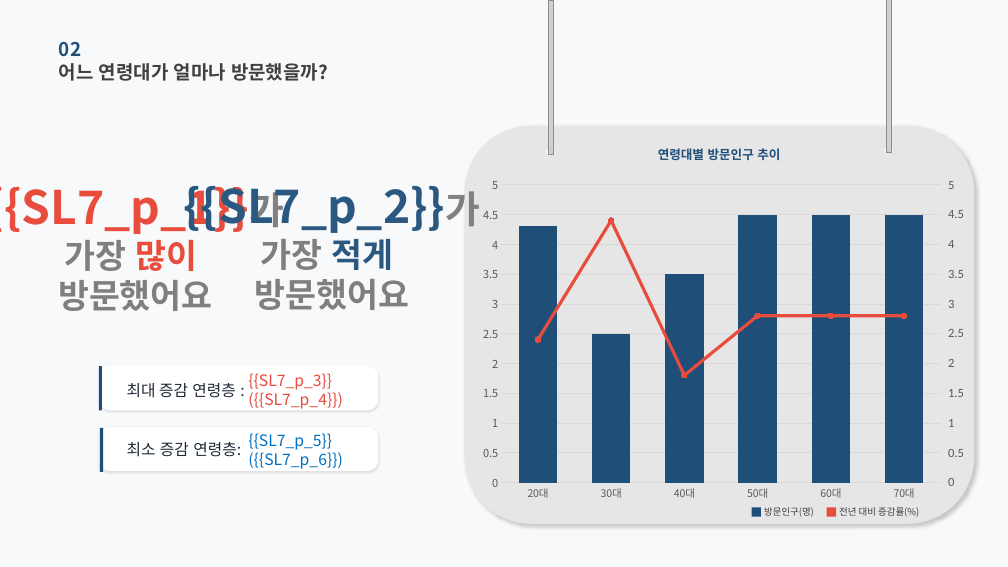
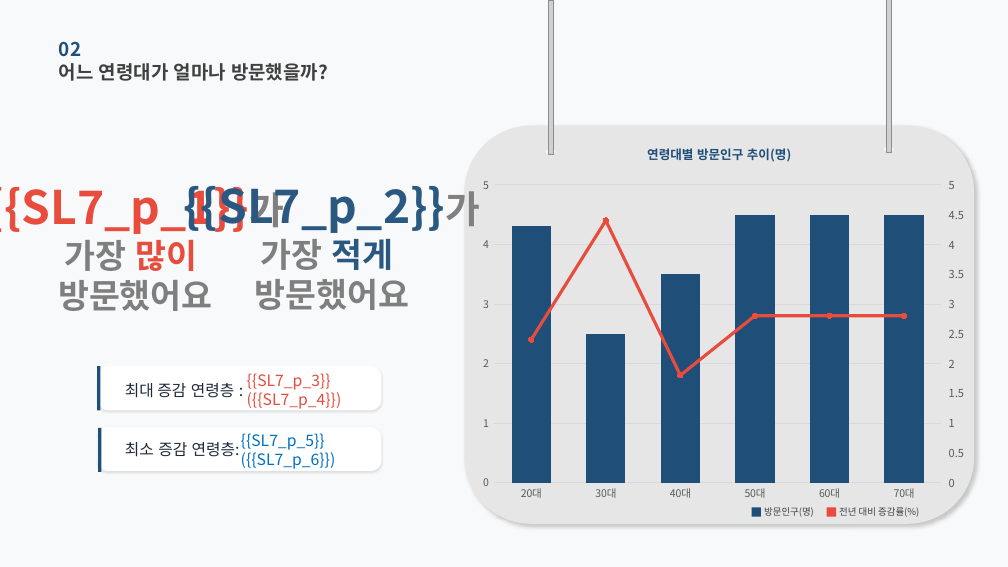
Before and after one commit to roddms/auto-report, a slide deck: slide 7 of template/master_pretendard.pptx. Drawn at 1008x567 pixels with LibreOffice and Linux fonts; fonts in the diff are those of the drawing; grey boxes stand for pictures; background and template pictures are left out. Boxes give left, top, right and bottom in pixels: in the first picture for what was removed or moved away, otherwise in the second. Text is boxed around its words. In the diff, an @@ line names an element or a change of style, - is before the commit and + after.

```diff
--- a/template/master_pretendard.pptx
+++ b/template/master_pretendard.pptx
@@ text at [647,148,791,162]: text changed @@
-연령대별 방문인구 추이
+연령대별 방문인구 추이(명)
@@ column chart at [473,170,975,507] @@
@@ value axis changed @@
@@ second value axis changed @@
@@ rounded rectangle: place and size @@
-rounded rectangle at [99,427,378,471]
+rounded rectangle at [98,427,382,471]
@@ text "{{SL7_p_5}} ({{SL7_p_6}})": place and size @@
-text "{{SL7_p_5}} ({{SL7_p_6}})" at [248,433,343,469]
+text "{{SL7_p_5}} ({{SL7_p_6}})" at [241,433,336,469]
```
Also in this commit, not shown: 23 other slides changed, 25 other files.
